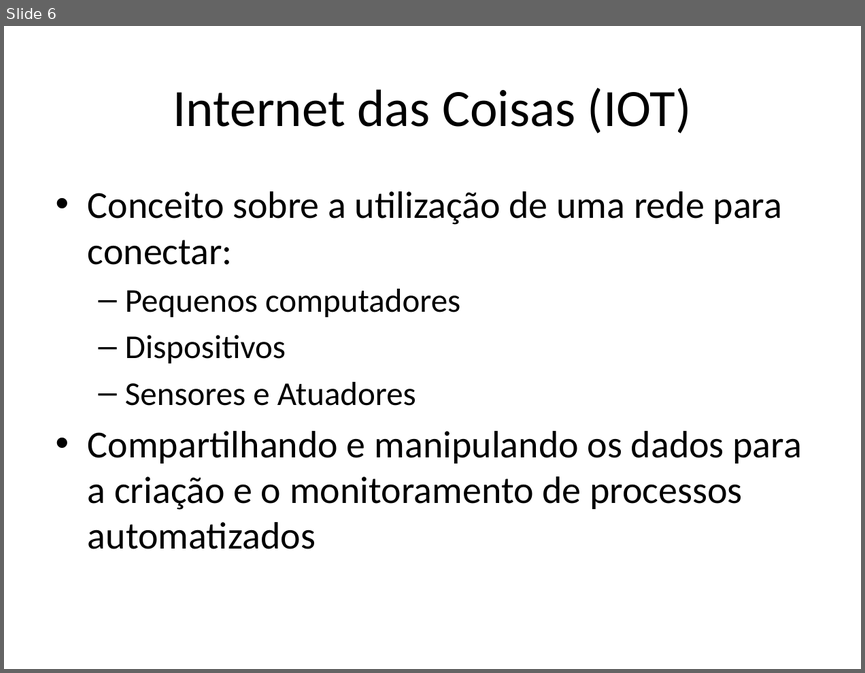
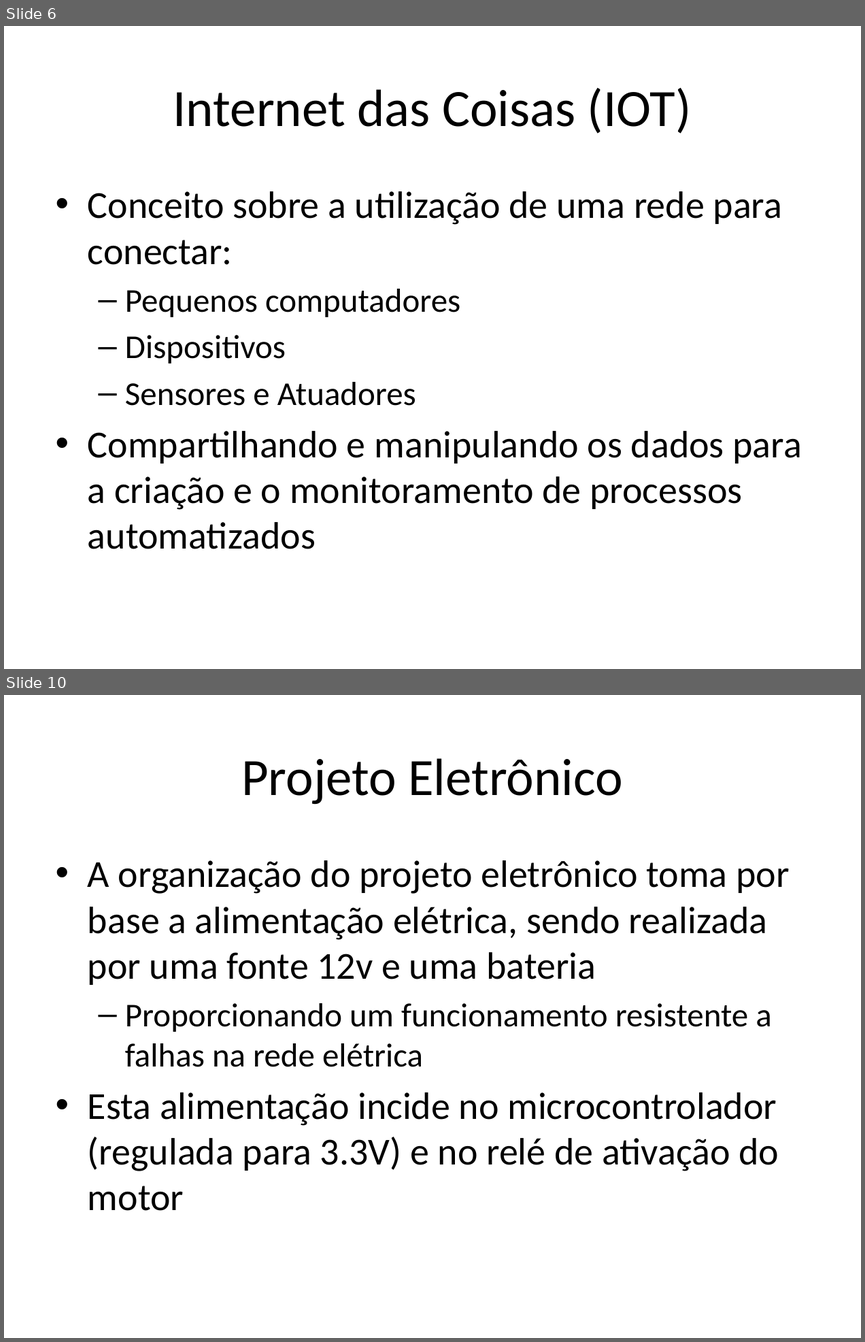
Before and after one commit to AntonioZanini/TCC-ETEC-ELO20-02, a slide deck: TCC.pptx. Shown one above the other, each under a label of ours: slide 6 before the commit, slides 6 and 10 after it; the slides between them are not shown. The pictures are 865x673 and 865x1342 pixels, drawn with LibreOffice and Linux fonts; fonts in the diff are those of the drawing. Boxes give left, top, right and bottom in pixels: in the first picture for what was removed or moved away, otherwise in the second. Text is boxed around its words. In the diff, an @@ line names an element or a change of style, - is before the commit and + after.

```diff
--- a/TCC.pptx
+++ b/TCC.pptx
@@ slide 10 added at (4,695,861,1338), background #FFFFFF @@
@@ title added at (241,758,623,804), 44 pt, text #000000 @@
+Projeto Eletrônico
@@ text added at (88,860,789,1210), 32 pt, text #000000 @@
+• A organização do projeto eletrônico toma por base a alimentação elétrica, sendo realizada por uma fonte 12v e uma bateria
+  – Proporcionando um funcionamento resistente a falhas na rede elétrica
+• Esta alimentação incide no microcontrolador (regulada para 3.3V) e no relé de ativação do motor
```
Also in this commit, not shown: 1 slide changed, 15 other slides added, 3 slides removed.
